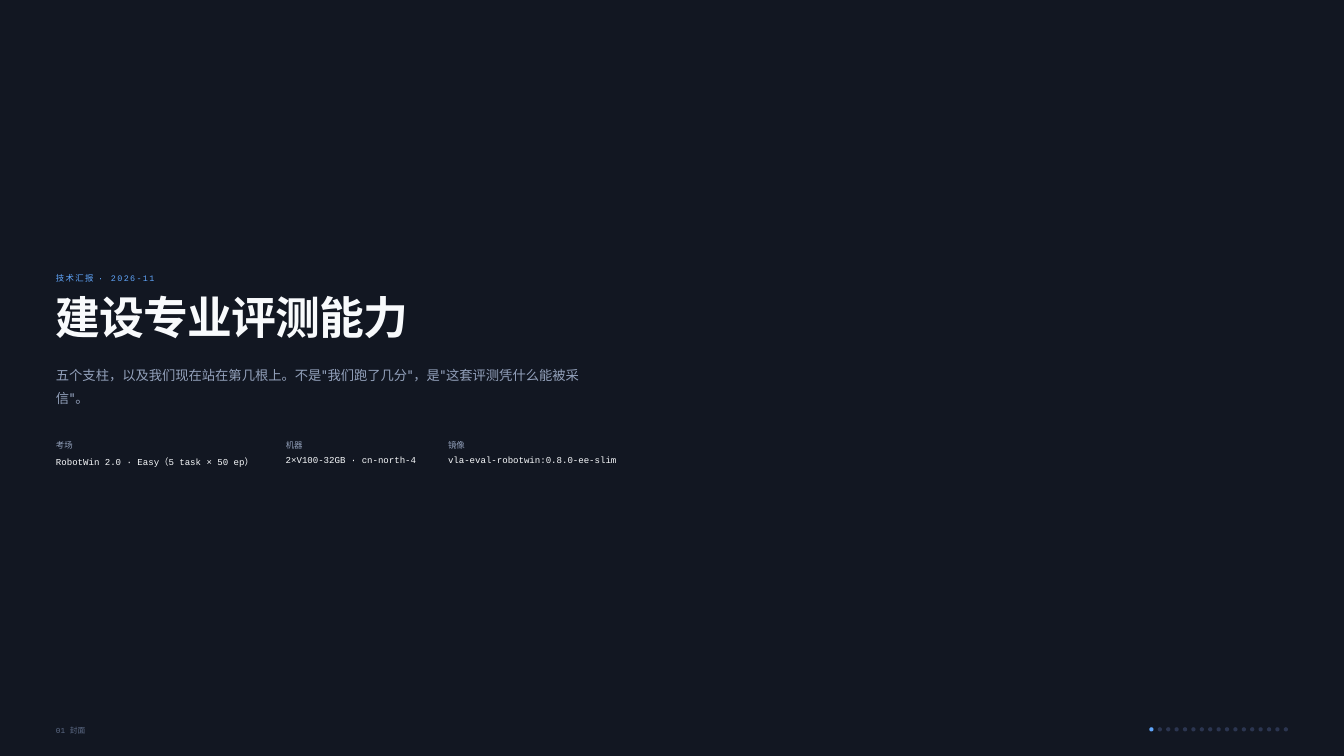
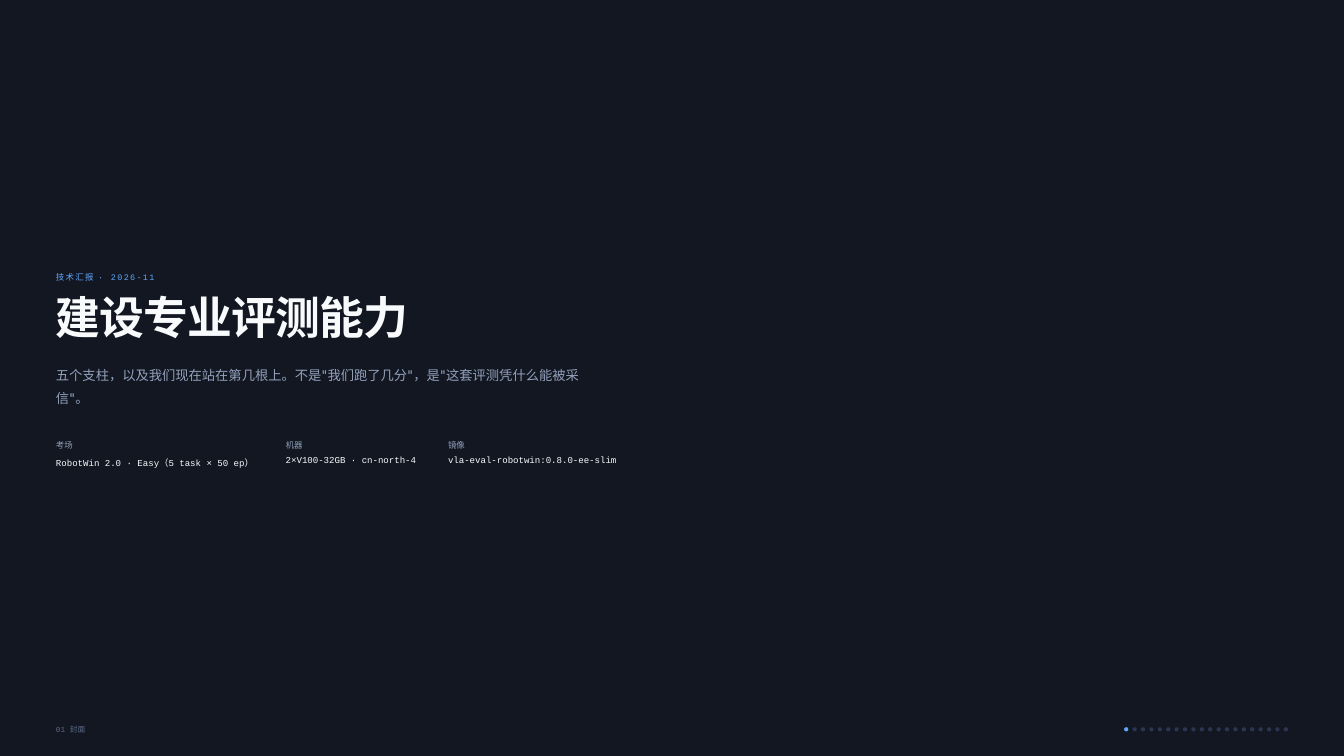
Before and after one commit to link-seek/partner-vla-eval, a slide deck: slide 1 of docs/decks/exports/capability-deck-editable.pptx. Drawn at 1344x756 pixels with LibreOffice and Linux fonts; fonts in the diff are those of the drawing. Boxes give left, top, right and bottom in pixels: in the first picture for what was removed or moved away, otherwise in the second. Text is boxed around its words. In the diff, an @@ line names an element or a change of style, - is before the commit and + after.

```diff
--- a/docs/decks/exports/capability-deck-editable.pptx
+++ b/docs/decks/exports/capability-deck-editable.pptx
@@ ellipse moved from (x1=1149, y1=728, x2=1153, y2=732) to (x1=1124, y1=728, x2=1128, y2=732) @@
@@ ellipse added at (x1=1133, y1=728, x2=1137, y2=732), fill #2B3550 @@
@@ ellipse added at (x1=1141, y1=728, x2=1145, y2=732), fill #2B3550 @@
@@ ellipse added at (x1=1149, y1=728, x2=1153, y2=732), fill #2B3550 @@
```
Also in this commit, not shown: 14 other slides changed, 5 slides added, 2 slides removed, 1 other file.
